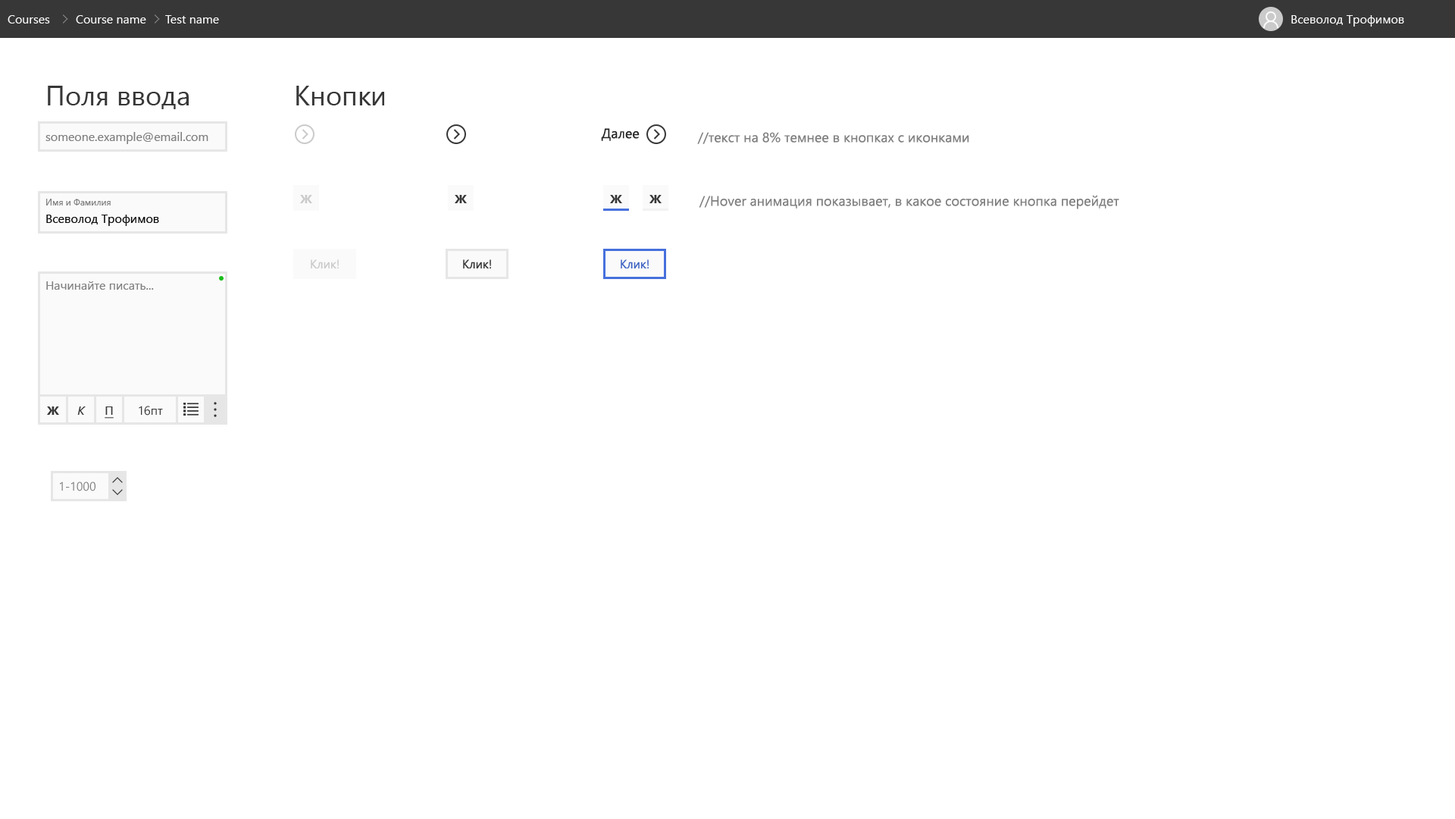
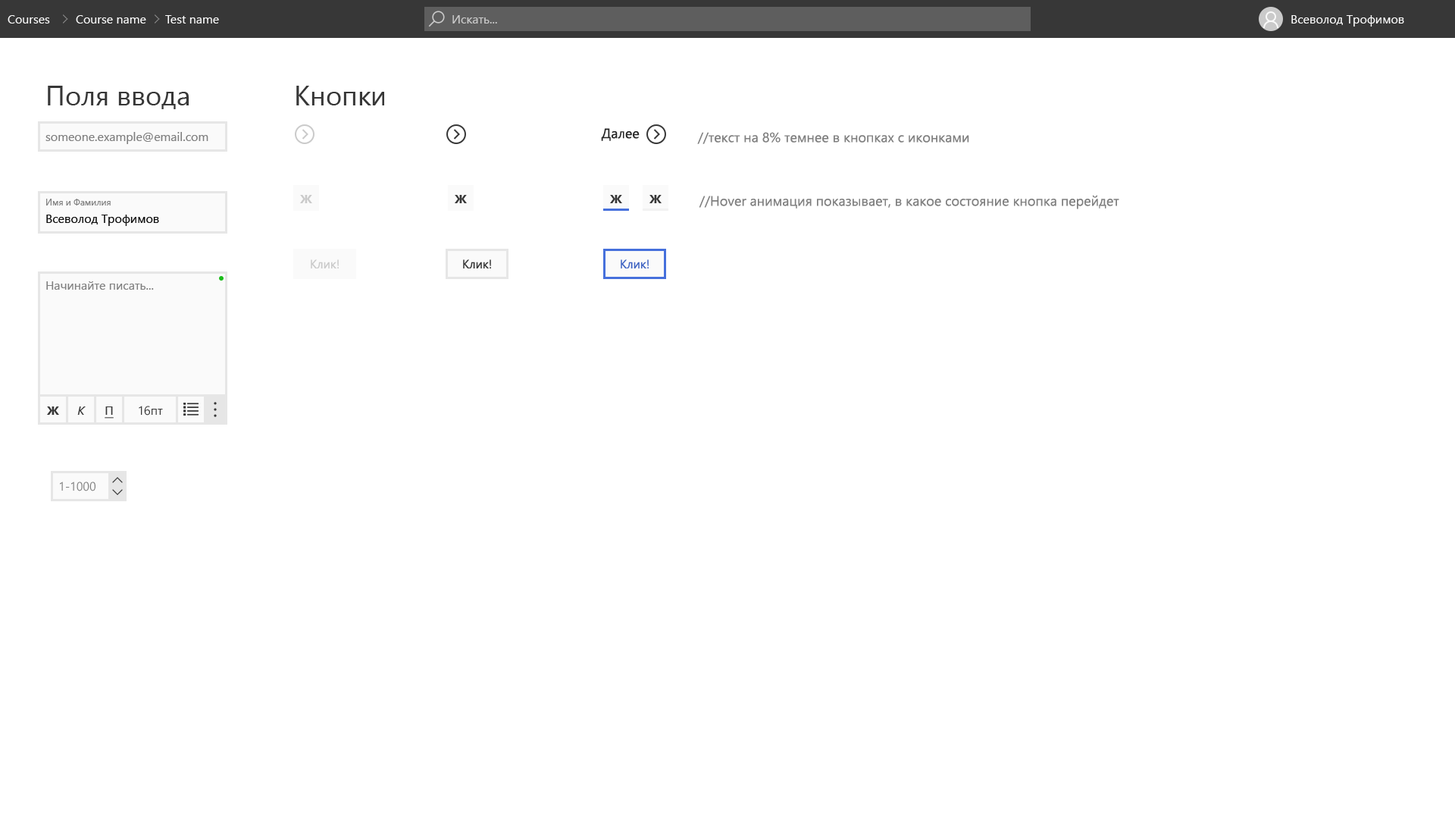
Before/after of a 1455 × 819 layered artwork. What changed in the layer stack:
added group "Search" with 3 layers in group "Header" over box(424, 6, 1031, 32)
added layer "Искать..." in group "Search" over box(452, 15, 498, 24)
added layer "search" in group "Search" over box(428, 10, 445, 28)
added layer "BG" (1st of 16, in "UI elements" › "Header" › "Search") (20%) in group "Search" over box(424, 6, 1031, 32)
